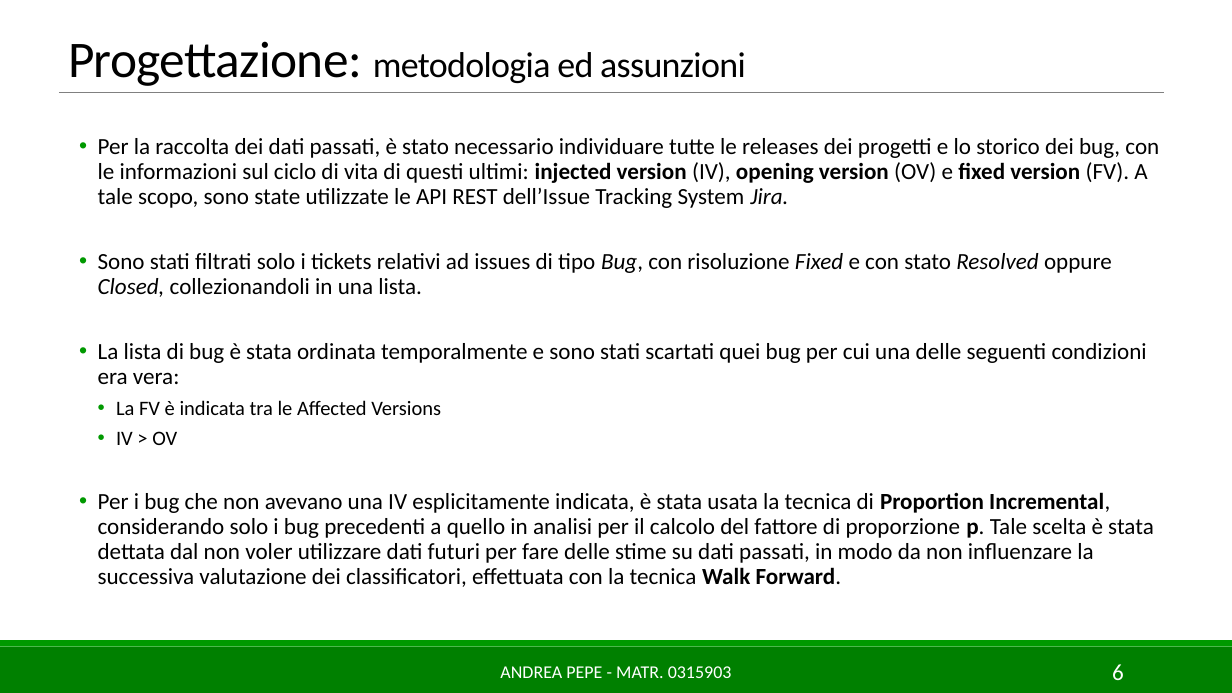
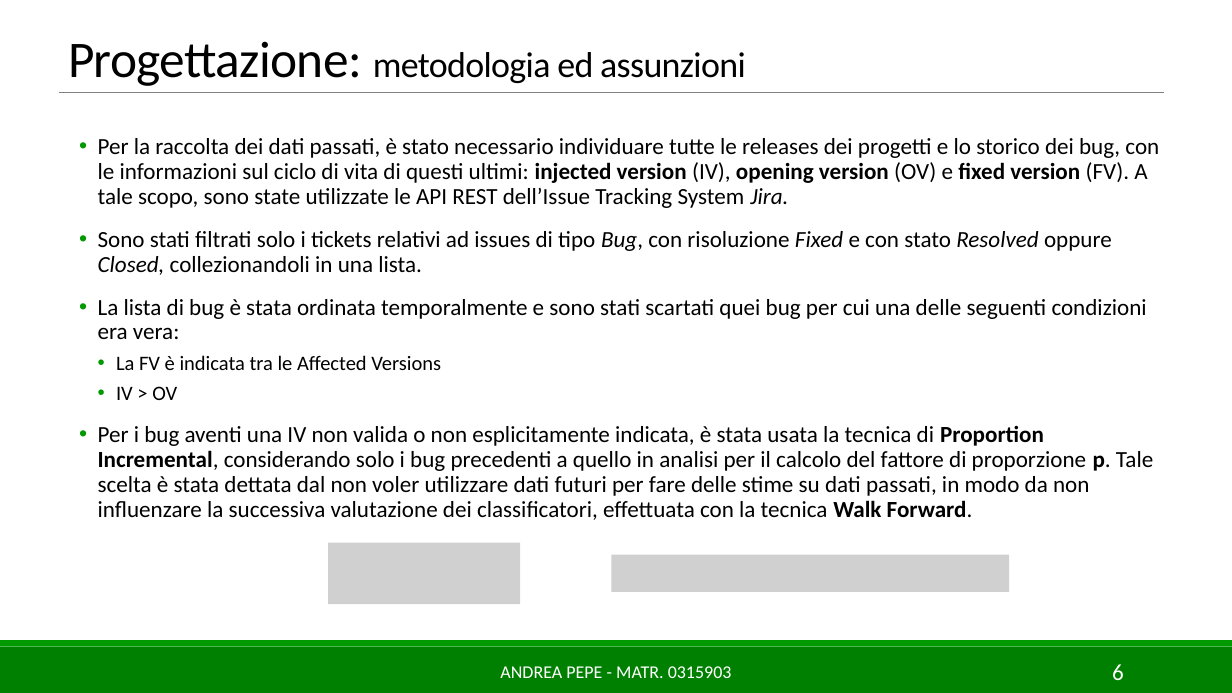
Before and after one commit to AndreaPepe/ISW2_Deliverables, a slide deck: slide 6 of ML/Slides/MLforSE_AndreaPepe_0315903.pptx. Drawn at 1232x693 pixels with LibreOffice and Linux fonts; fonts in the diff are those of the drawing; grey boxes stand for pictures. Boxes give left, top, right and bottom in pixels: in the first picture for what was removed or moved away, otherwise in the second. Text is boxed around its words. In the diff, an @@ line names an element or a change of style, - is before the commit and + after.

```diff
--- a/ML/Slides/MLforSE_AndreaPepe_0315903.pptx
+++ b/ML/Slides/MLforSE_AndreaPepe_0315903.pptx
@@ text at (98, 138, 1159, 400): more space between paragraphs @@
@@ text at (98, 425, 1153, 520): text changed @@
-  • Per i bug che non avevano una IV esplicitamente indicata, è stata usata la tecnica di Proportion Incremental, considerando solo i bug precedenti a quello in analisi per il calcolo del fattore di proporzione p. Tale scelta è stata dettata dal non voler utilizzare dati futuri per fare delle stime su dati passati, in modo da non influenzare la successiva valutazione dei classificatori, effettuata con la tecnica Walk Forward.
+  • Per i bug aventi una IV non valida o non esplicitamente indicata, è stata usata la tecnica di Proportion Incremental, considerando solo i bug precedenti a quello in analisi per il calcolo del fattore di proporzione p. Tale scelta è stata dettata dal non voler utilizzare dati futuri per fare delle stime su dati passati, in modo da non influenzare la successiva valutazione dei classificatori, effettuata con la tecnica Walk Forward.
@@ picture added at (328, 543, 520, 604) @@
@@ picture added at (612, 555, 1009, 592) @@
```
Also in this commit, not shown: 11 other slides changed, 1 other file.
